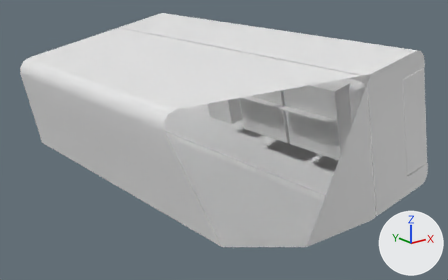
A saved change to the FBX model The Outer Frame/Assets/Models/clock-model.fbx.
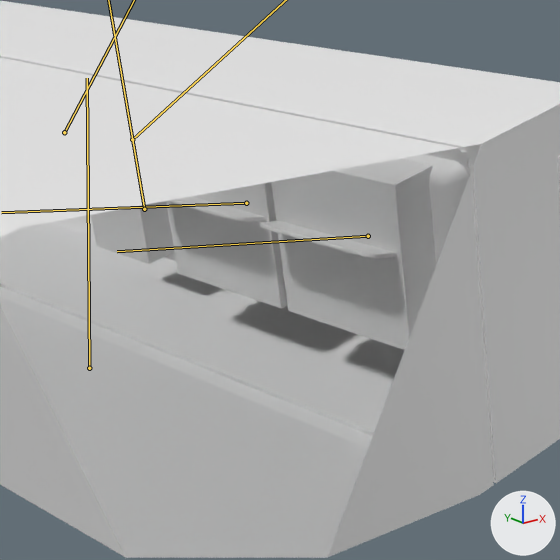
There are two pictures of each version: one whole from a 50 mm lens placed at (-0.1885, -0.2501, 0.1134), pointed at (0.0046, -0.0087, 0.0169), one close up on the part from 38% to 90% of the width and 5% to 89% of the height. Arrows for +X, +Y and +Z are at lower right; the lights stay in place. Both versions are drawn at frame 11 of the action 'clock armature|dayPass'; the numbers are the values there. The bones that bend it are drawn over the model as lines in the close-ups. Everything nearer to the camera than a plane just in front of the edit is cut away.

Names of what the first close-up shows: 'clock', 'clock hour flip mobile', 'clock minute flip mobile'.
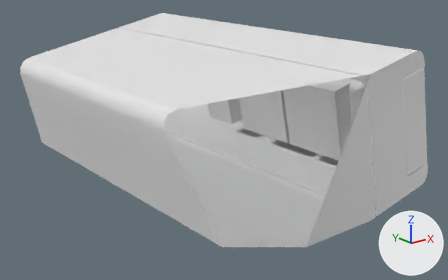
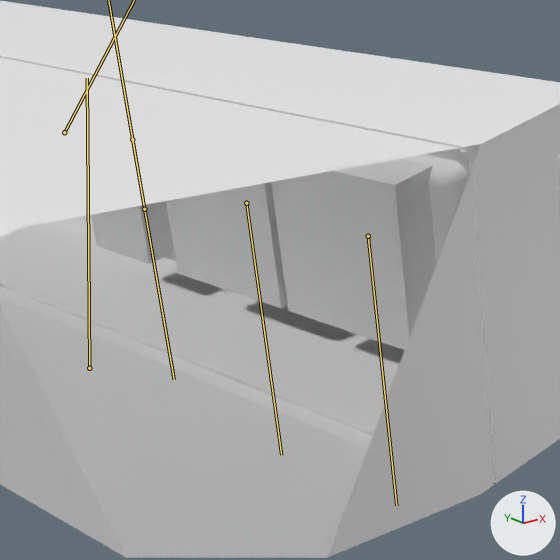
Pixel boxes (x1, y1, x2, y2) of what changed, in the close-ups (560 x 560 px):
'clock hour flip mobile', posed (not visible afterwards): before (259, 221, 397, 258)
'clock minute flip mobile', posed (not visible afterwards): before (167, 196, 266, 221)
bone 'minuteflip', root to tip: before (246, 203) to (1, 212); after (246, 203) to (281, 455)
bone 'hourflip', root to tip: before (368, 236) to (117, 251); after (368, 236) to (396, 505)

What the commit changed:
Bone 'minuteflip' (bone_minuteflip) turns from (69, -8, 11) to (-180, -24, 0) degrees about its own x, y and z.
Bone 'hourflip' (bone_hourflip) turns from (69, -8, 11) to (-180, -24, 0) degrees about its own x, y and z.
Bone 'dayflip' (bone_dayflip) turns from (-69, -8, -11) to (-180, -24, 0) degrees about its own x, y and z.
